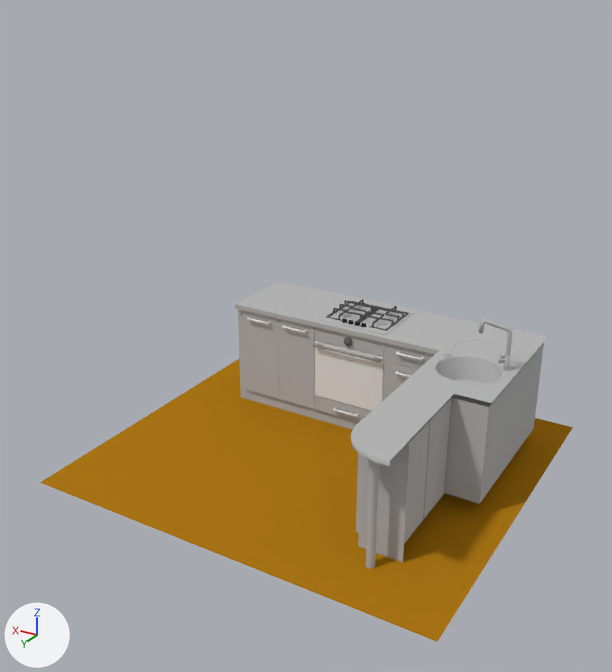
The Blender file vl.vlabs.com.ua/models/kitchen/src/kitchen.blend: old version first, new version second.
Both versions are drawn from a camera (50 mm lens) standing at (-3.08, 5.6, 3.38) and looking at (-0.23, 0.85, 1.01). The axes (+X, +Y, +Z) are drawn at lower left. The lights are the same throughout.

Names of what the first picture shows: 'dishwasherSectionDoorL', 'dishwasherSectionDoorR', 'floor', 'mainSurface', 'mainSurface.003', 'mainSurface.005', 'mainSurface.006', 'stoveDoor'.
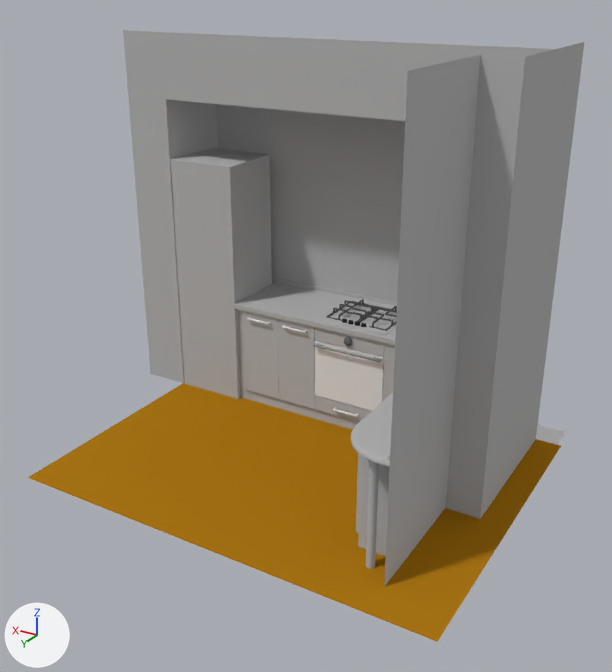
Where the newer file only moved an object's origin or applied its transform, the numbers keep the older frame.

Location of each change, [x1, y1, x2, y2] in pixels of the pictures (612 x 672 px):
'mainSurface.002', added: after [123, 30, 584, 587]
'floor', reshaped (8% shorter): before [40, 359, 573, 642]; after [28, 383, 561, 642]
'mainSurface.001', added: after [171, 148, 272, 399]
'mainSurface', unchanged, covered by the edit: before [235, 281, 548, 467]; after [235, 278, 397, 467]
'mainSurface.005', unchanged, covered by the edit: before [238, 309, 544, 562]; after [238, 309, 390, 556]

Patch to the scene script:
```diff
--- a/vl.vlabs.com.ua/models/kitchen/src/kitchen.blend.py
+++ b/vl.vlabs.com.ua/models/kitchen/src/kitchen.blend.py
@@ me_mesh_001 @@
 me_mesh_001.from_pydata(...)  # 4 vertices, 2 faces; spans x -1.84..1.24, y -0.66..2.12, z 0.0
 # used by ob_floor; location = (0.0, 0.0, 0.0)
-me_mesh_001.vertices[0].co = (-1.84, -0.66, 0.0)  # pixel (572, 427)
-me_mesh_001.vertices[1].co = (1.24, -0.66, 0.0)
-me_mesh_001.vertices[3].co = (1.24, 2.12, 0.0)  # pixel (39, 482)
+# me_mesh_001 part 1
+me_mesh_001.vertices[0].co = (-1.84, -0.32, 0.0)  # pixel (561, 445)
+me_mesh_001.vertices[1].co = (1.36, -0.32, 0.0)
+me_mesh_001.vertices[3].co = (1.36, 2.12, 0.0)  # pixel (27, 477)
 me_mesh_001.materials.append(mat_floormaterial)
@@ me_mainsurfacegeometry_001 @@
+me_mainsurfacegeometry_001.from_pydata(...)  # a box spanning x 0.0..0.58, y 0.0..0.56, z -2.0..0.0
+me_mainsurfacegeometry_001.materials.append(mat_mainsurfacematerial)  # grey #b8b8b8
@@ me_mainsurfacegeometry_002 @@
+me_mainsurfacegeometry_002.from_pydata([(-2.99, -0.65, 0.5), (-2.99, 0.59, -2.46), (-2.99, -0.65, -2.46), (-2.99, 0.59, 0.5), (-2.74, 0.59, -2.46), (-2.74, 0.59, 0.5), (-2.74, 1.54, -2.46), (-2.74, 1.54, 0.5), (-2.99, 0.0, 0.5), (0.38, 0.0, 0.5), (-2.99, 0.0, 0.0), (0.0, 0.0, 0.0), (-2.99, -0.65, 0.0), (0.0, -0.65, 0.0), (0.0, -0.65, -2.46), (0.0, 0.0, -2.46), (0.39, 0.0, -2.46)], [(0, 8)], [(0, 2, 1, 3), (3, 1, 4, 5), (5, 4, 6, 7), (10, 11, 13, 12), (12, 13, 14, 2), (15, 14, 13, 11), (16, 15, 11, 9), (9, 11, 10, 8)])
+me_mainsurfacegeometry_002.materials.append(mat_mainsurfacematerial)  # grey #b8b8b8
@@ ob_mainsurface_001 @@
+ob_mainsurface_001 = bpy.data.objects.new('mainSurface.001', me_mainsurfacegeometry_001)
+ob_mainsurface_001.location = (0.767, -0.235, 2.0)
@@ ob_mainsurface_002 @@
+ob_mainsurface_002 = bpy.data.objects.new('mainSurface.002', me_mainsurfacegeometry_002)
+ob_mainsurface_002.location = (1.357, 0.325, 2.465)
```
